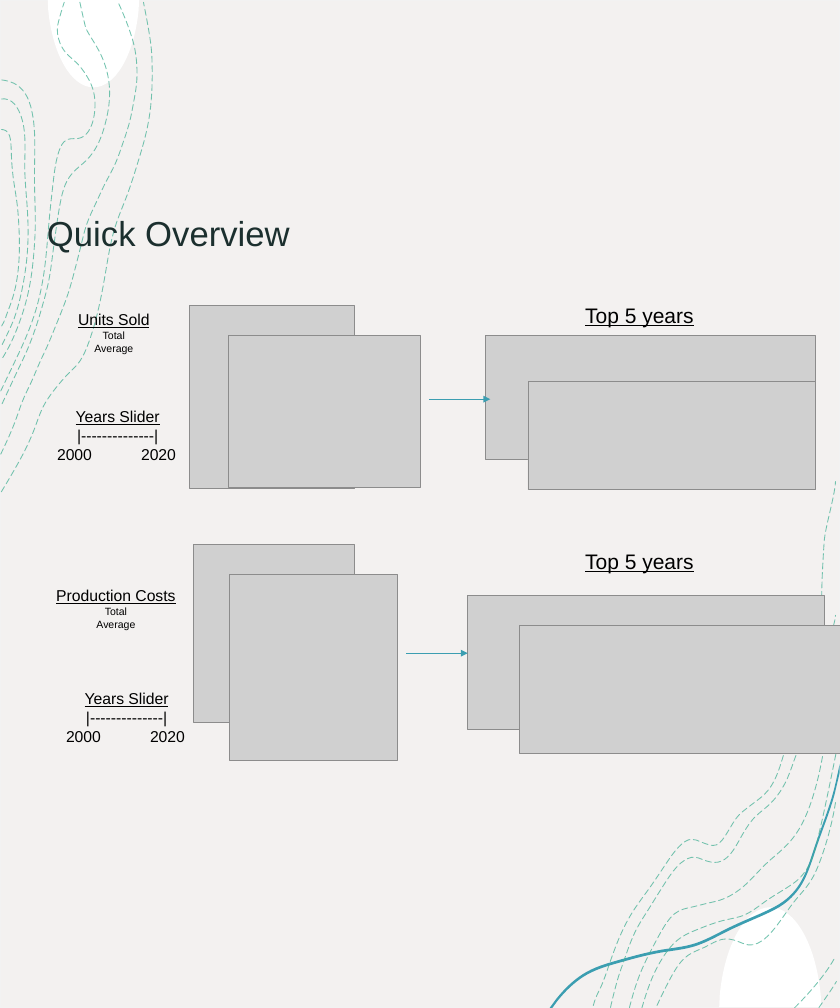
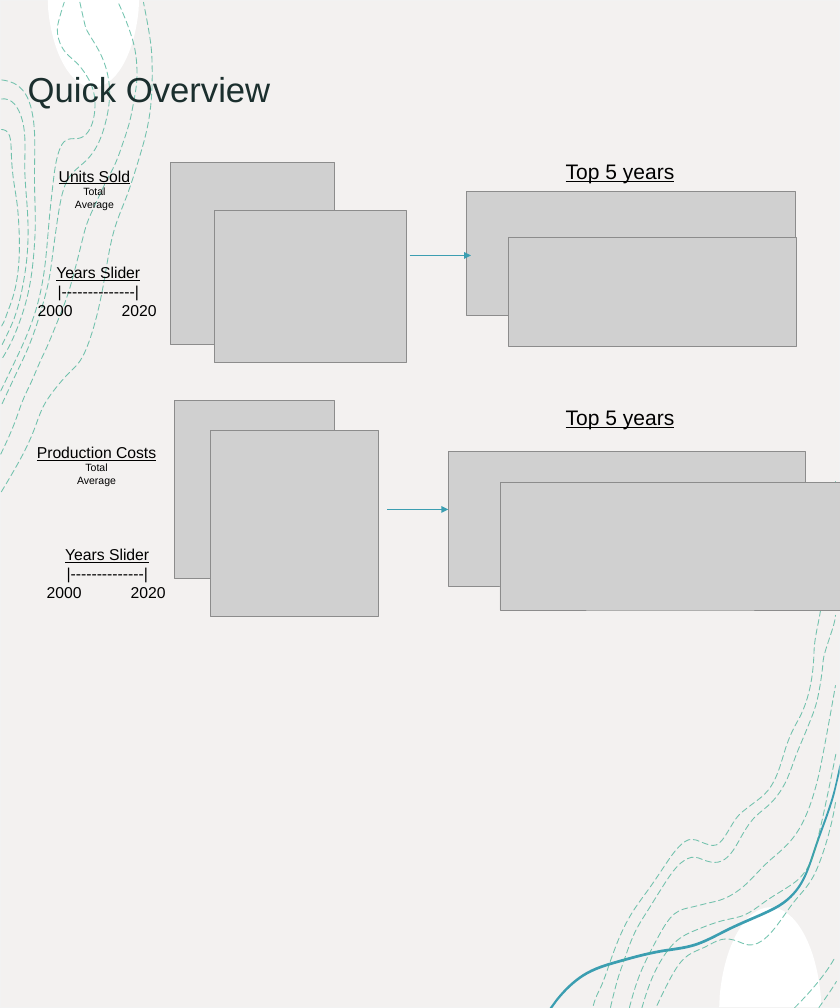
Before and after one commit to rachel-shaw/VideoGame-Dashboard-Repo, a slide deck: slide 2 of Video Game Dashboard Mockup.pptx. Drawn at 840x1008 pixels with LibreOffice and Linux fonts; fonts in the diff are those of the drawing; grey boxes stand for pictures. Boxes give left, top, right and bottom in pixels: in the first picture for what was removed or moved away, otherwise in the second. Text is boxed around its words. In the diff, an @@ line names an element or a change of style, - is before the commit and + after.

```diff
--- a/Video Game Dashboard Mockup.pptx
+++ b/Video Game Dashboard Mockup.pptx
@@ picture: place and size @@
-picture at <box>228,336,420,488</box>
+picture at <box>214,211,406,363</box>
@@ 7 pictures, 6 texts, 2 arrows, 1 title: place and size @@
-7 pictures, 6 texts, 2 arrows, 1 title at <box>47,218,840,759</box>
+7 pictures, 6 texts, 2 arrows, 1 title at <box>28,74,840,616</box>
```
Also in this commit, not shown: 1 other slide changed.
